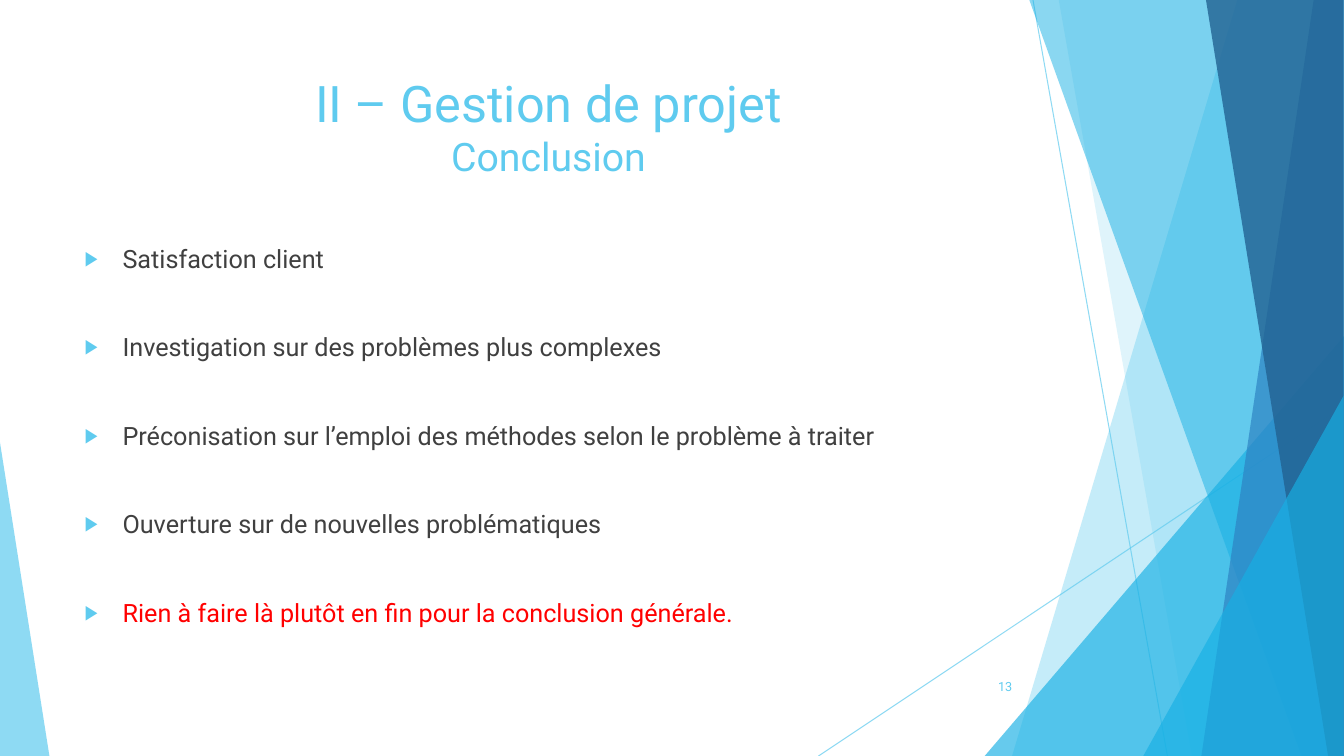
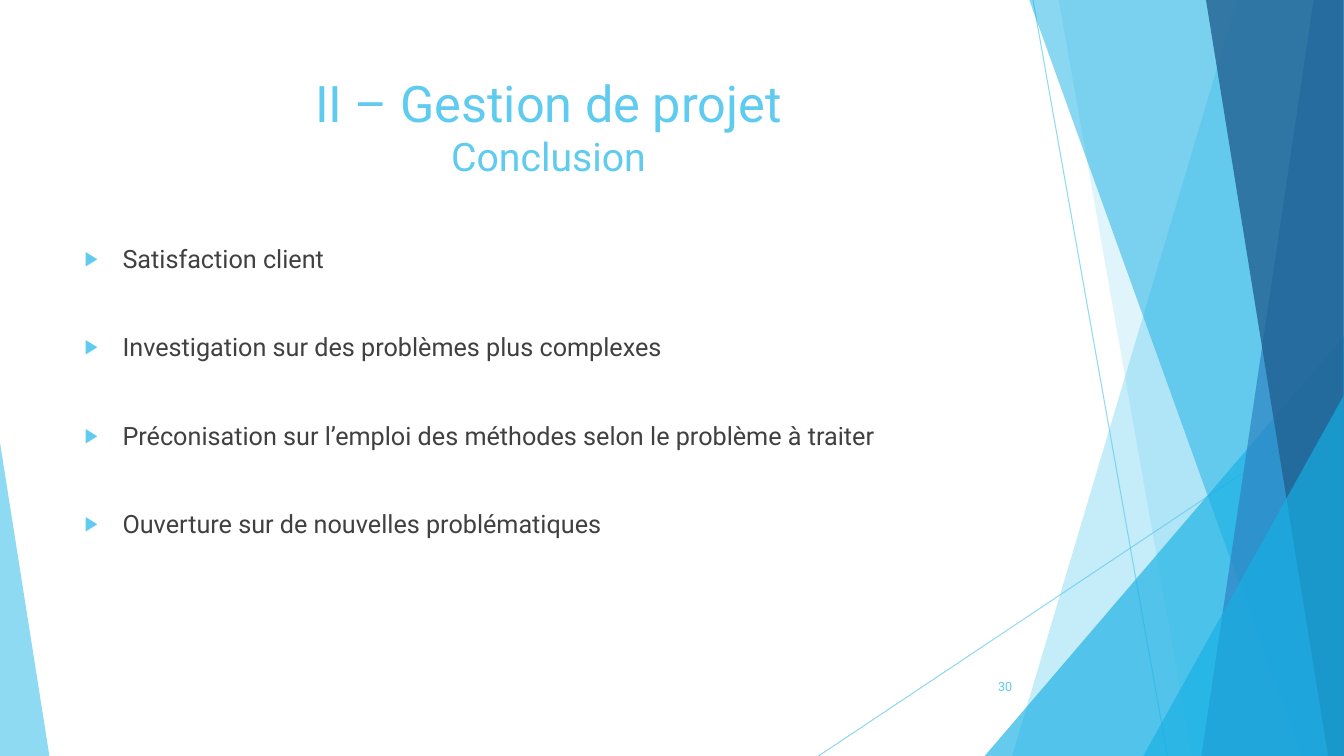
Before and after one commit to pierreXVI/PIE, a slide deck: slide 30 of oral_presentation/Oral_presentation_12_02_2019.pptx (slide 13 before the commit). Drawn at 1344x756 pixels with LibreOffice and Linux fonts; fonts in the diff are those of the drawing. Boxes give left, top, right and bottom in pixels: in the first picture for what was removed or moved away, otherwise in the second. Text is boxed around its words. In the diff, an @@ line names an element or a change of style, - is before the commit and + after.

```diff
--- a/oral_presentation/Oral_presentation_12_02_2019.pptx
+++ b/oral_presentation/Oral_presentation_12_02_2019.pptx
@@ text at bbox=[123, 603, 733, 628]: paragraph removed @@
-▶ Rien à faire là plutôt en fin pour la conclusion générale.
@@ page number at bbox=[998, 682, 1012, 691]: text changed @@
-13
+30
```
Also in this commit, not shown: 11 other slides changed, 6 slides added, 3 slides removed, 8 other files.
